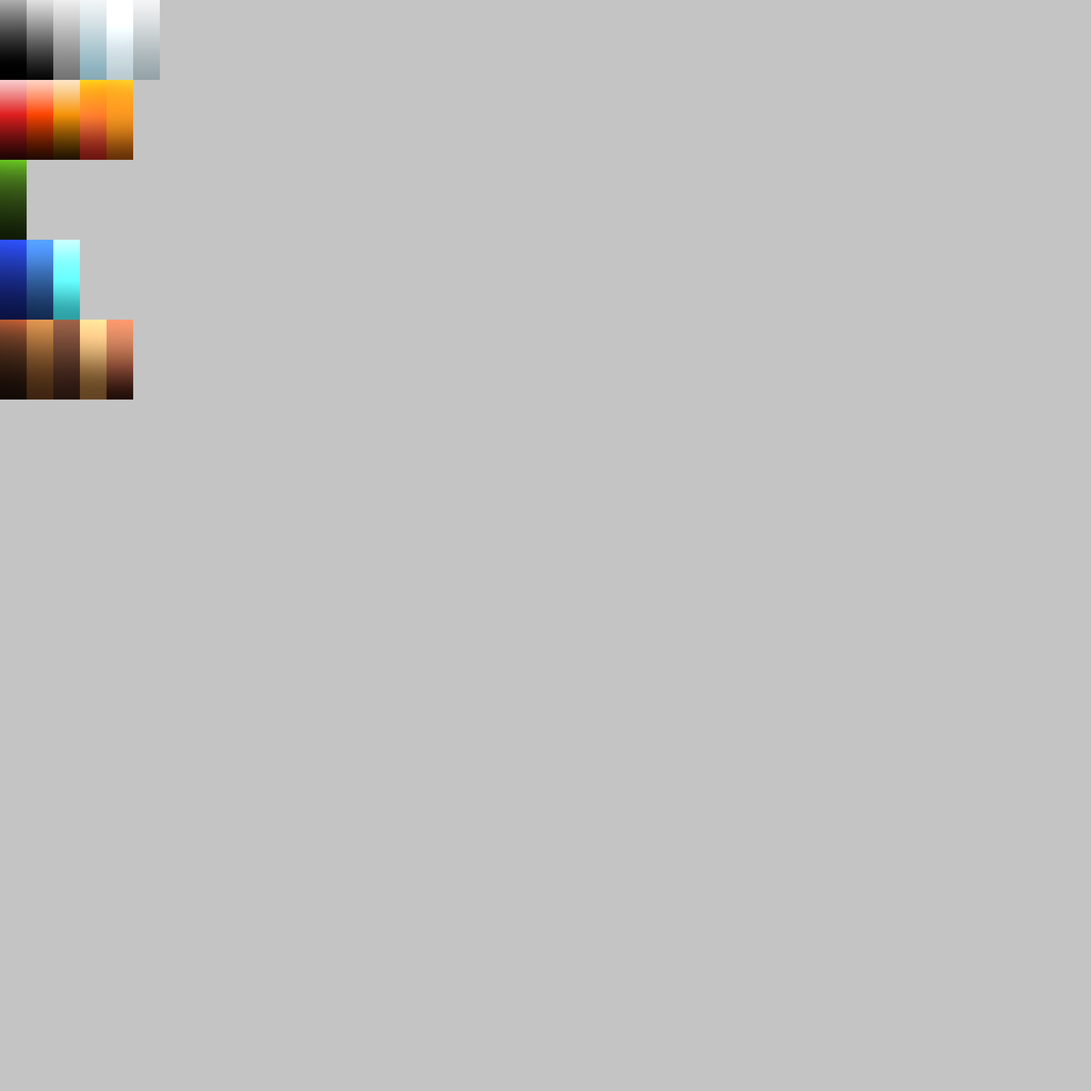
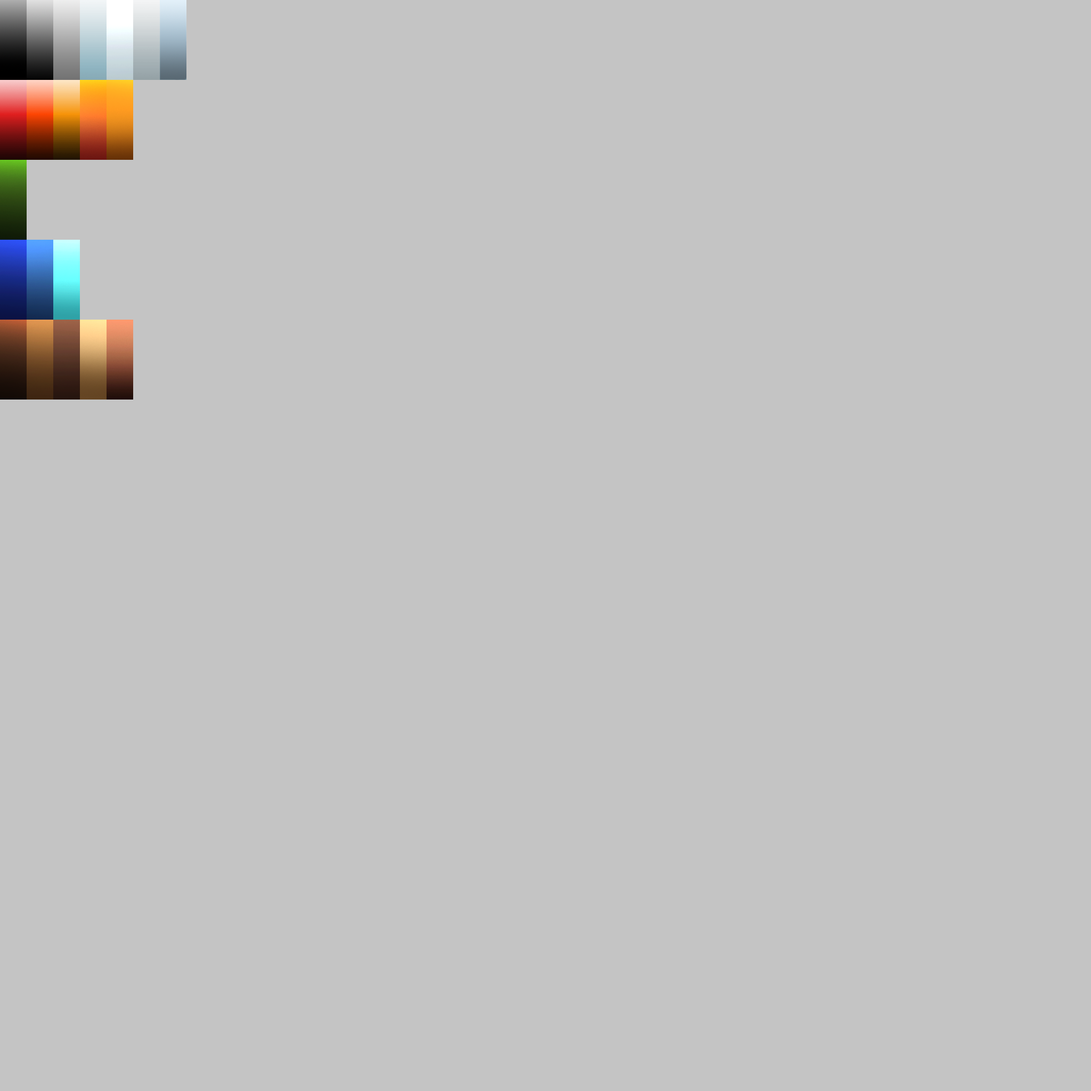
Comparing the layer stacks of the two 1091px x 1091px images. Changes:
added layer "Layer 1 copy 12" (1st of 2) above "Layer 1 copy 18" over [159, 0, 187, 80]
